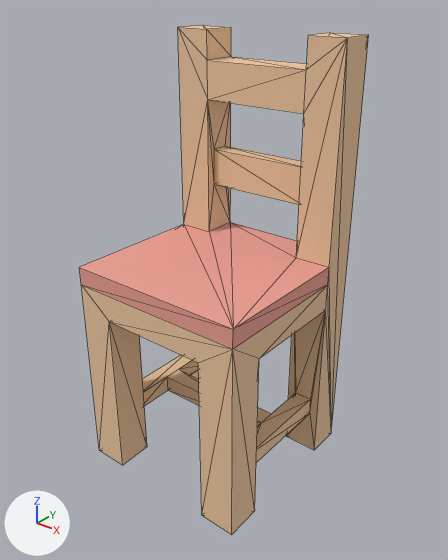
The glTF model example_game/world/props/chair-cushion.prop/model.glb: old version first, new version second.
Both versions are drawn from a 50 mm lens placed at (0.756, -0.919, 0.992), pointed at (0.018, 0.003, 0.421). Arrows for +X, +Y and +Z are at lower left; the lights stay in place. The older version comes first. Mesh edges are drawn as thin lines. Vertices at exactly the same position are counted once.

Before the edit, the objects in view are built like this:
```python
me_model = bpy.data.meshes.new('model')
me_model.from_pydata(...)  # 91 vertices, 190 faces; spans x -0.2..0.2, y -0.2..0.2, z -0.02..0.9
me_model.materials.append(mat_style)
ob_model = bpy.data.objects.new('model', me_model)
ob_model.location = (0.0, 0.0, 0.0)
```
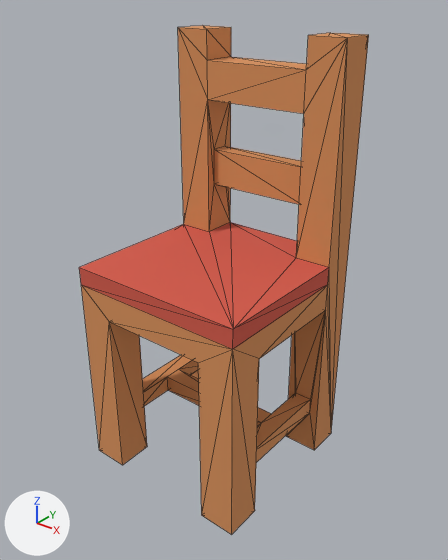
Where the change shows, as pixel boxes [x1, y1, x2, y2] in the pictures (448 x 560 px):
part 1 of me_model, recoloured (beige to orange): [79, 25, 369, 534] in both

The change, as a list of edits to the scene's bpy script:
```text
Change me_model:
    where me_model.from_pydata(...)  # 91 vertices, 190 faces; spans x -0.2..0.2, y -0.2..0.2, z -0.02..0.9
    used by ob_model
    me_model part 1: 190 faces centred in x -0.2..0.2, y -0.2..0.2, z -0.02..0.9 are repainted in the vertex colours; the middle colour goes from beige #edc7a0 to orange #d9915a
```
